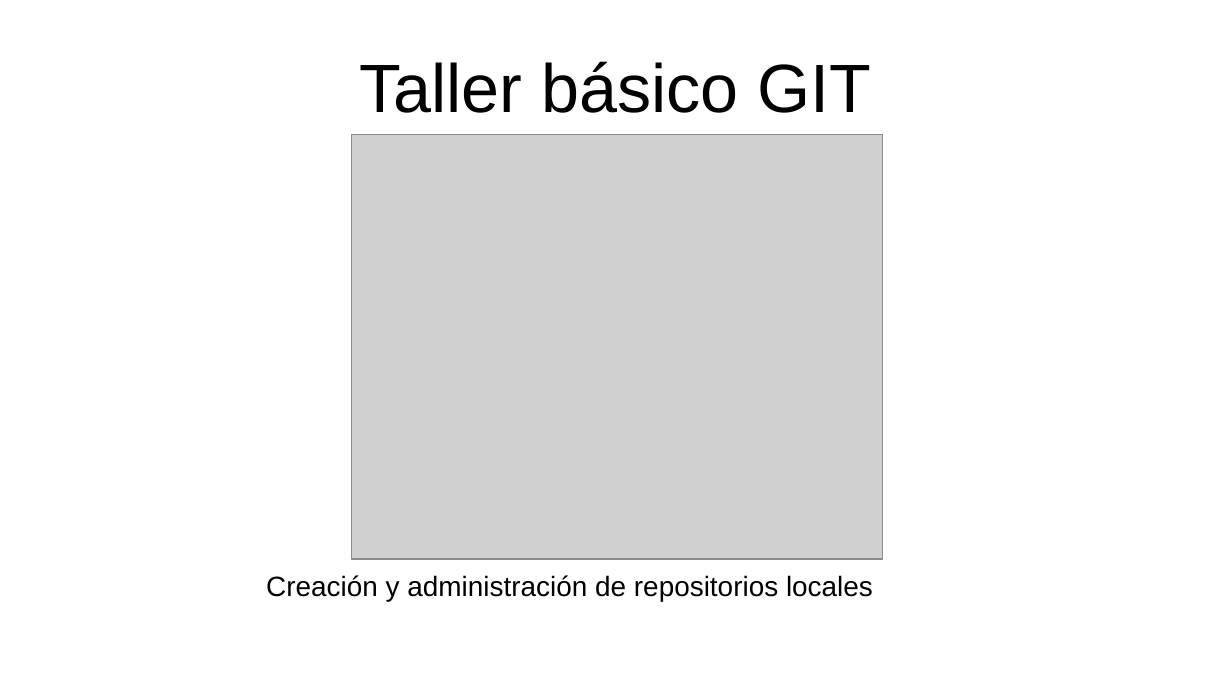
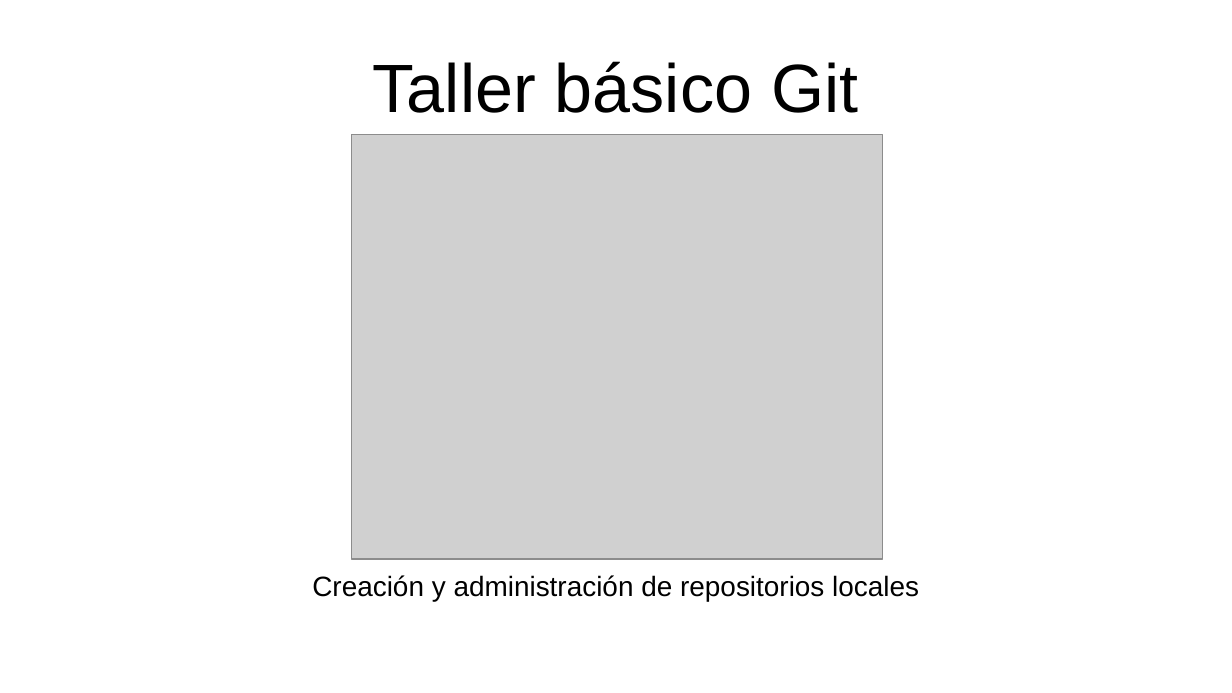
Before and after one commit to p4b10r/git-basico, a slide deck: slide 1 of TALLER GIT.odp. Drawn at 1232x693 pixels with LibreOffice and Linux fonts; fonts in the diff are those of the drawing; grey boxes stand for pictures. Boxes give left, top, right and bottom in pixels: in the first picture for what was removed or moved away, otherwise in the second. Text is boxed around its words. In the diff, an @@ line names an element or a change of style, - is before the commit and + after.

```diff
--- a/TALLER GIT.odp
+++ b/TALLER GIT.odp
@@ title at [373, 61, 858, 113]: text changed @@
-Taller básico GIT
+Taller básico Git
@@ text "Creación y administración de repositorios ...": place and size @@
-text "Creación y administración de repositorios ..." at [266, 575, 873, 601]
+text "Creación y administración de repositorios ..." at [312, 575, 919, 601]
@@ text "Creación y administración de repositorios ..." at [312, 575, 919, 601]: alignment left to centre @@
```
Also in this commit, not shown: 1 other slide changed, 12 slides added, 9 other files.
